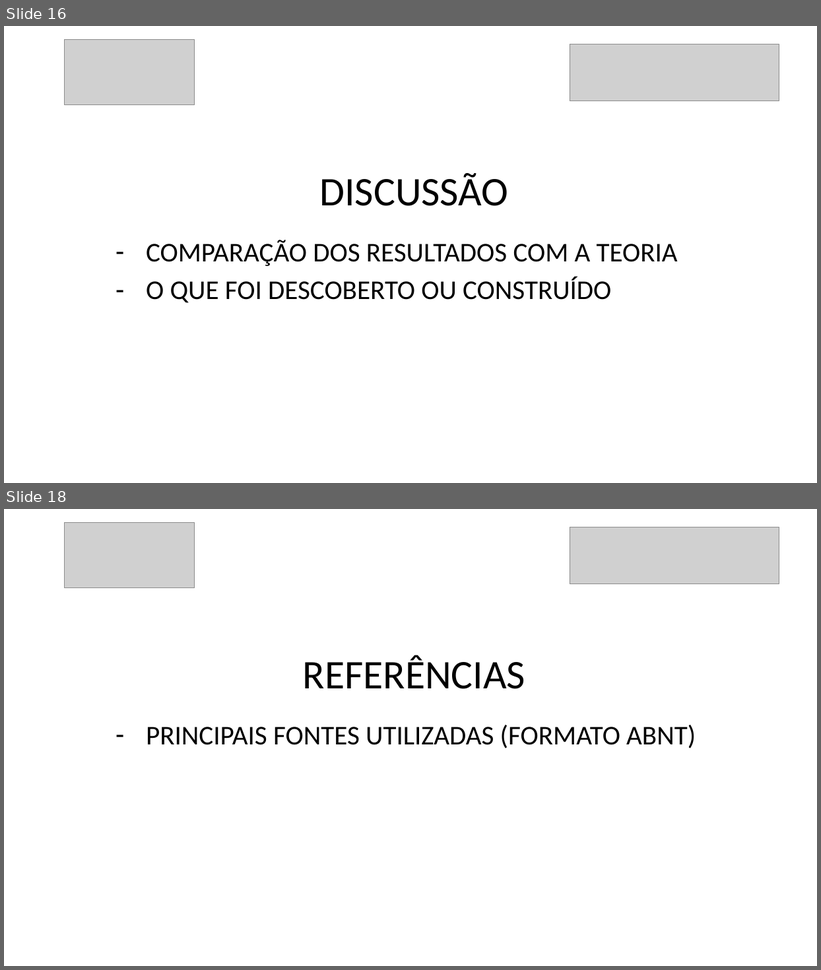
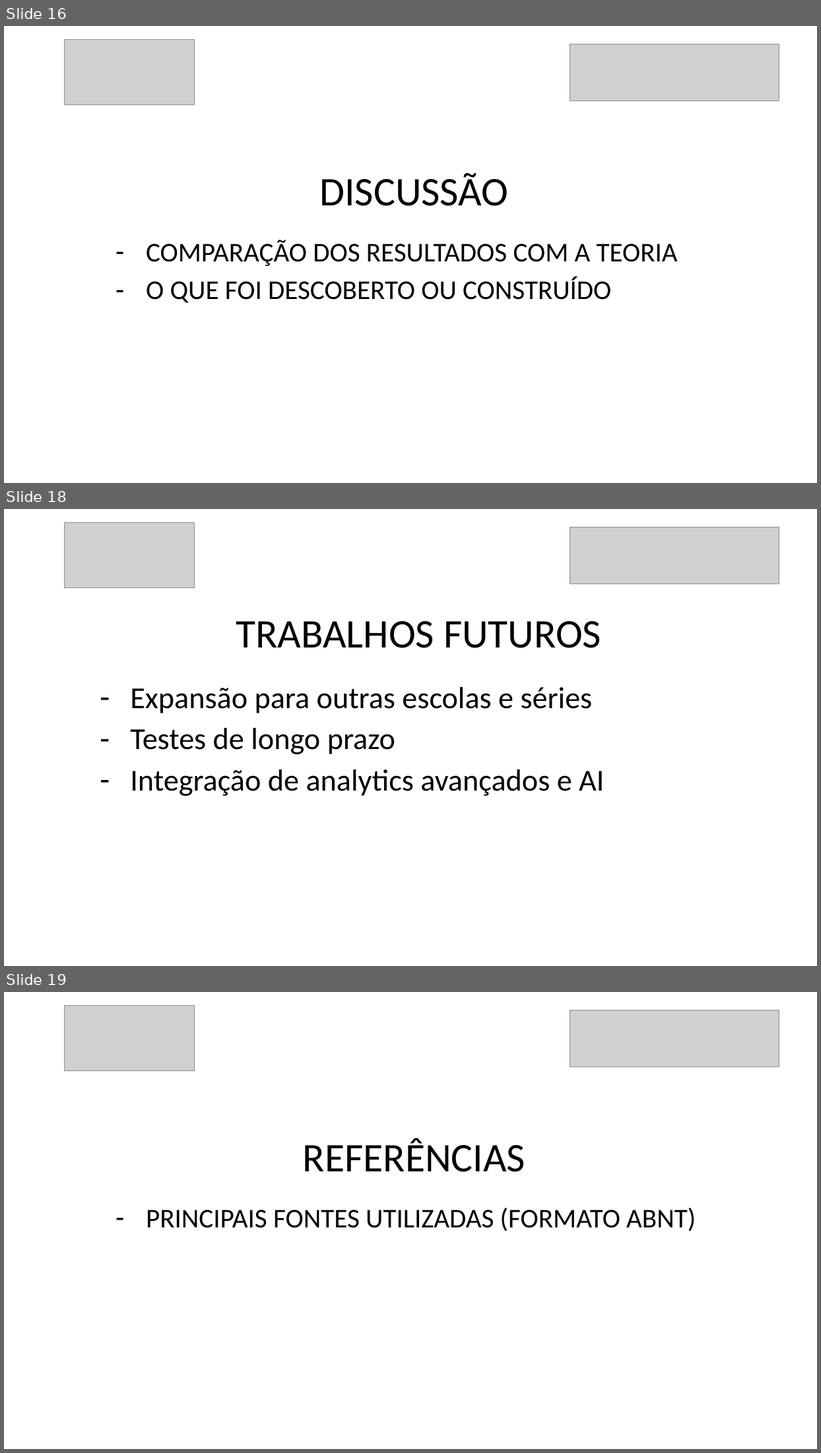
Before and after one commit to danilovaz7/curso-tecnico, a slide deck: liceu/3semestre/projeto integrador/tcc slide.pptx. Shown one above the other, each under a label of ours: slides 16 and 18 before the commit, slides 16, 18 and 19 after it; the slides between them are not shown. The pictures are 821x970 and 821x1453 pixels, drawn with LibreOffice and Linux fonts; fonts in the diff are those of the drawing; grey boxes stand for pictures. Boxes give left, top, right and bottom in pixels: in the first picture for what was removed or moved away, otherwise in the second. Text is boxed around its words. In the diff, an @@ line names an element or a change of style, - is before the commit and + after.

```diff
--- a/liceu/3semestre/projeto integrador/tcc slide.pptx
+++ b/liceu/3semestre/projeto integrador/tcc slide.pptx
@@ slide 18 added at [4, 509, 817, 966], background #FFFFFF @@
@@ picture added at [64, 523, 195, 588] @@
@@ picture added at [570, 527, 780, 584] @@
@@ title added at [236, 621, 601, 648], 48 pt, text #000000 @@
+TRABALHOS FUTUROS
@@ subtitle added at [130, 687, 604, 796], 36 pt, text #000000 @@
+– Expansão para outras escolas e séries
+– Testes de longo prazo
+– Integração de analytics avançados e AI
@@ what was slide 18 is now slide 19 @@
```
Also in this commit, not shown: 11 slides changed, 1 other file.
